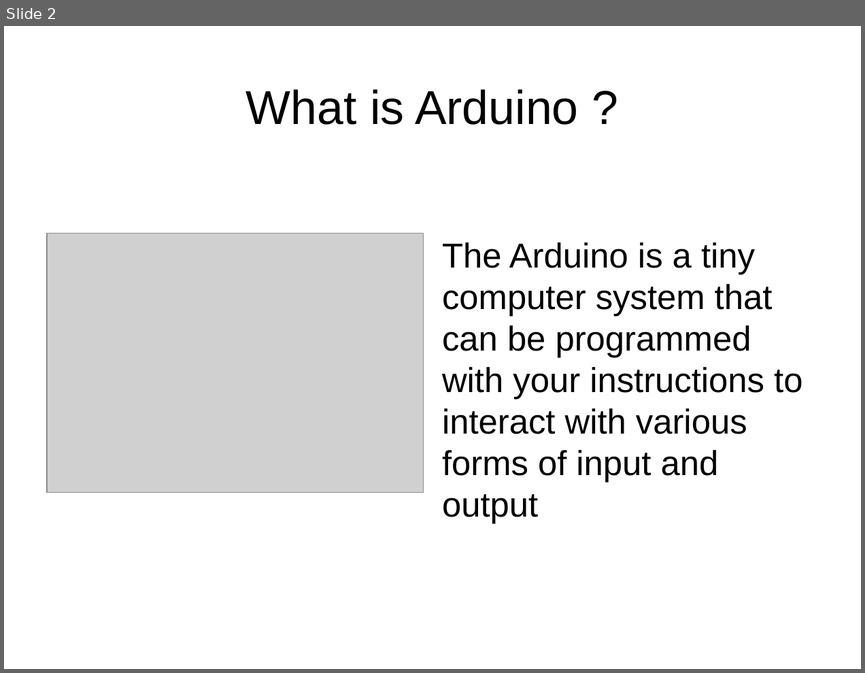
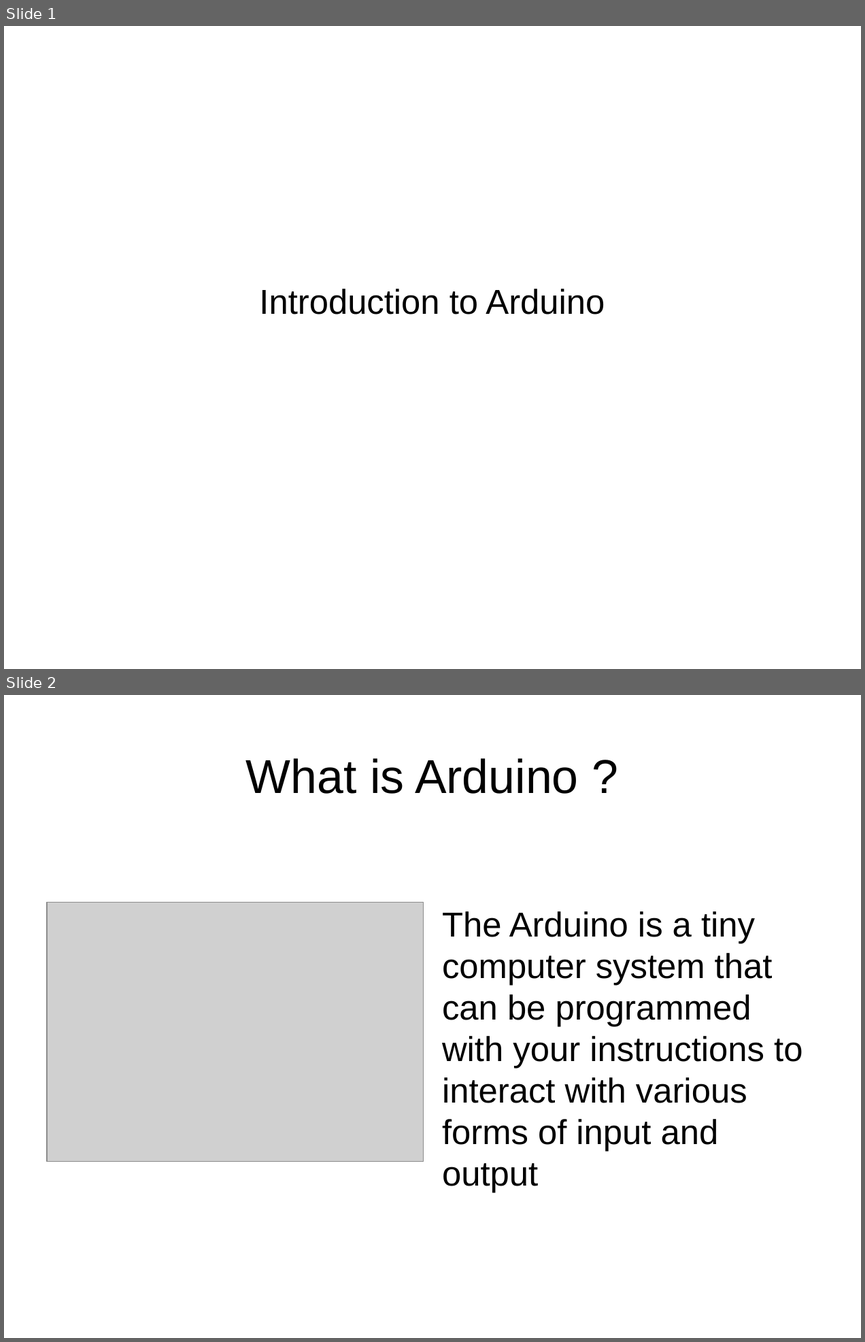
Before and after one commit to anilkunchalaece/LearnIt, a slide deck: Arduino/DayOne.odp. Shown one above the other, each under a label of ours: slide 2 before the commit, slides 1 and 2 after it. The pictures are 865x673 and 865x1342 pixels, drawn with LibreOffice and Linux fonts; fonts in the diff are those of the drawing; grey boxes stand for pictures. Boxes give left, top, right and bottom in pixels: in the first picture for what was removed or moved away, otherwise in the second. Text is boxed around its words. In the diff, an @@ line names an element or a change of style, - is before the commit and + after.

Commit message:
Arduino is completed

```diff
--- a/Arduino/DayOne.odp
+++ b/Arduino/DayOne.odp
@@ slide 1 added at [4, 26, 861, 669], background #FFFFFF @@
@@ text added at [259, 288, 604, 314], 32 pt, text #000000 @@
+Introduction to Arduino
```
Also in this commit, not shown: 1 slide removed, 49 other files.
